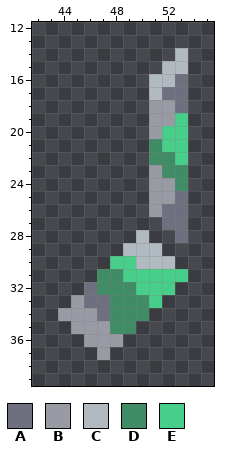
A pixel-art sprite gets an edit: sprites/blocks/turret/droxium-turret-part0-r.png. The picture above is the old version.
The file is 64x64 pixels. Shown: x 42..55, y 12..39.
Palette (. is transparent): A #6e7080  B #989aa4  C #b0bac0  D #3f8c66  E #47ce88
Pixels before, first column x 44:
14 .........C
15 ........CC
16 .......CCA
17 .......CAA
18 .......BBA
19 .......BBE
20 .......BEE
21 .......DEE
22 .......DDE
23 .......BDD
24 .......BBD
25 .......BBA
26 .......BAA
27 ........AA
28 ......C..A
29 .....CCC..
30 ....EECCC.
31 ...DDEEEEE
32 ..ADDDEEE.
33 .BAADDDE..
34 BBBADDD...
35 .BBBDD....
36 ..BBB.....
37 ...B......
After:
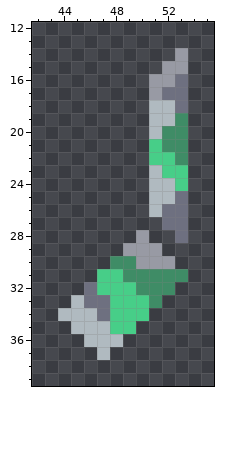
What changed:
colour B: #989aa4 -> #b0bac0
colour C: #b0bac0 -> #989aa4
colour D: #3f8c66 -> #47ce88
colour E: #47ce88 -> #3f8c66
Changed places in both pictures, as pixel boxes (x1, y1, x2, y2):
changed: (58, 48, 188, 360)
